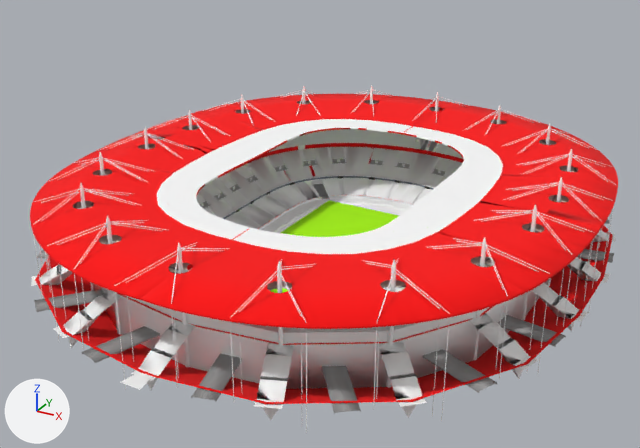
An edit to the glTF model src/assets/models/stade.glb, drawn before and after from the same camera.
Camera for both pictures: a camera (50 mm lens) standing at (2.02, -3.83, 2.13) and looking at (-0.02, -0.11, 0.27). The lights are fixed; the arrows at lower left show +X, +Y and +Z. Where no turn or scale is listed for an object, it has been applied to the vertices.

Objects in the first picture: 'STADE.1-_1'.
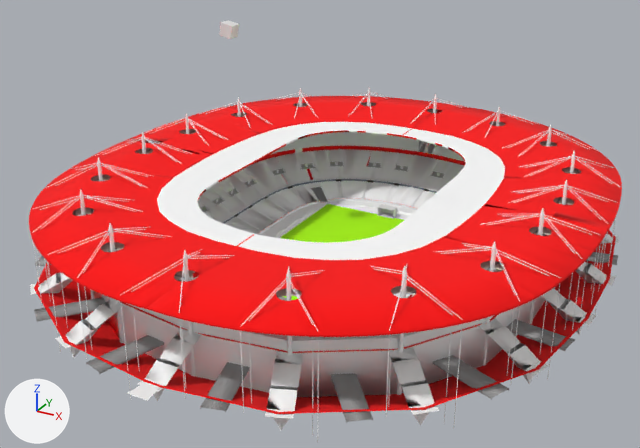
ob_stade_1 is not drawn itself; it is the parent of ob_stade_1__1.

Changed parts and their boxes [x1, y1, x2, y2] in the pictures (640 x 448 px):
```json
{"object": "STADE.1-_1", "change": "moved, turned", "before": [30, 85, 618, 433], "after": [29, 88, 622, 442]}
{"object": "EMPTY", "change": "moved, turned", "after": [219, 20, 239, 39], "on screen": "not visible before"}
{"object": "Cage2", "change": "added", "after": [377, 204, 397, 219]}
```

Edits to the scene script, one JSON object a line:
```json
{"op": "add", "block": "me_cube_002", "code": ["me_cube_002 = bpy.data.meshes.new('Cube.002')", "me_cube_002.from_pydata([(0.0524, 0.0273, -0.0264), (0.0524, 0.0273, 0.0264), (0.0524, -0.0273, -0.0264), (0.0524, -0.0273, 0.0264), (-0.0524, 0.0273, -0.0264), (-0.0524, 0.0273, 0.0264), (-0.0524, -0.0273, -0.0264), (-0.0524, -0.0273, 0.0264)], [], [(0, 1, 3), (0, 3, 2), (6, 7, 5), (6, 5, 4), (4, 5, 1), (4, 1, 0), (2, 6, 4), (2, 4, 0), (7, 3, 1), (7, 1, 5)])"]}
{"op": "set", "path": "ob_empty.location", "old": "(0.889, 0.119, 0.334)", "new": "(-0.623, 0.004, 1.2)"}
{"op": "set", "path": "ob_empty.rotation_euler", "old": "(0.0, 0.0, 0.0)", "new": "(-0.212, 0.0, -1.57)", "note": "degrees (0, 0, 0) -> degrees (-12, 0, -90)"}
{"op": "set", "path": "ob_stade_1.location", "old": "(0.0, 0.0, 0.0)", "new": "(0.0, 0.0427, 0.0)"}
{"op": "set", "path": "ob_stade_1__1.location", "old": "(0.0, 0.0, 0.0)", "new": "(0.0369, -0.0878, 0.0)"}
{"op": "set", "path": "ob_stade_1__1.rotation_euler", "old": "(0.0, 0.0, 0.0)", "new": "(0.0, 0.0, 0.0224)", "note": "degrees (0, 0, 0) -> degrees (0, 0, 1.3)"}
{"op": "add", "block": "ob_cage2", "code": ["ob_cage2 = bpy.data.objects.new('Cage2', me_cube_002)", "ob_cage2.location = (0.0, 0.691, 0.049)"]}
```
